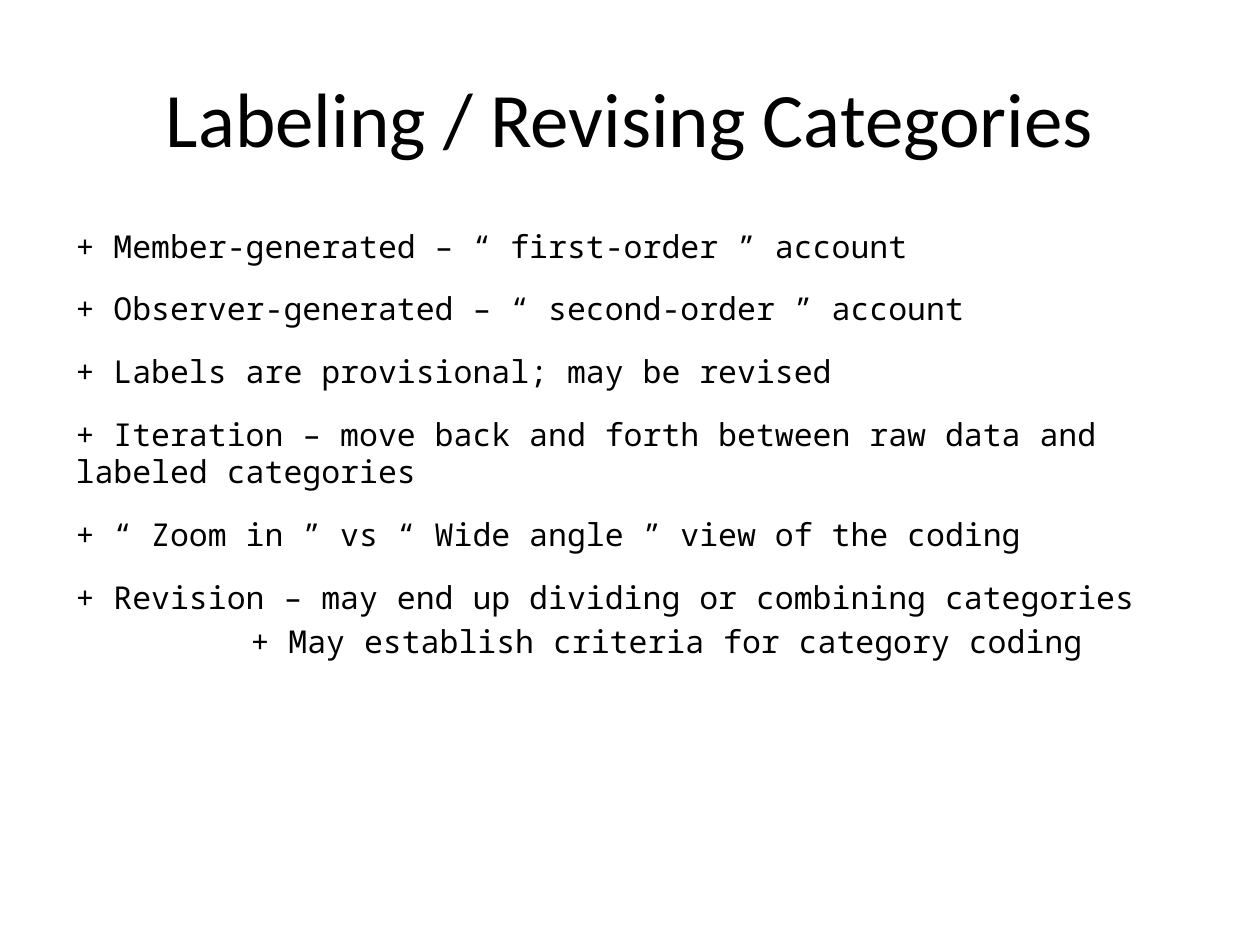
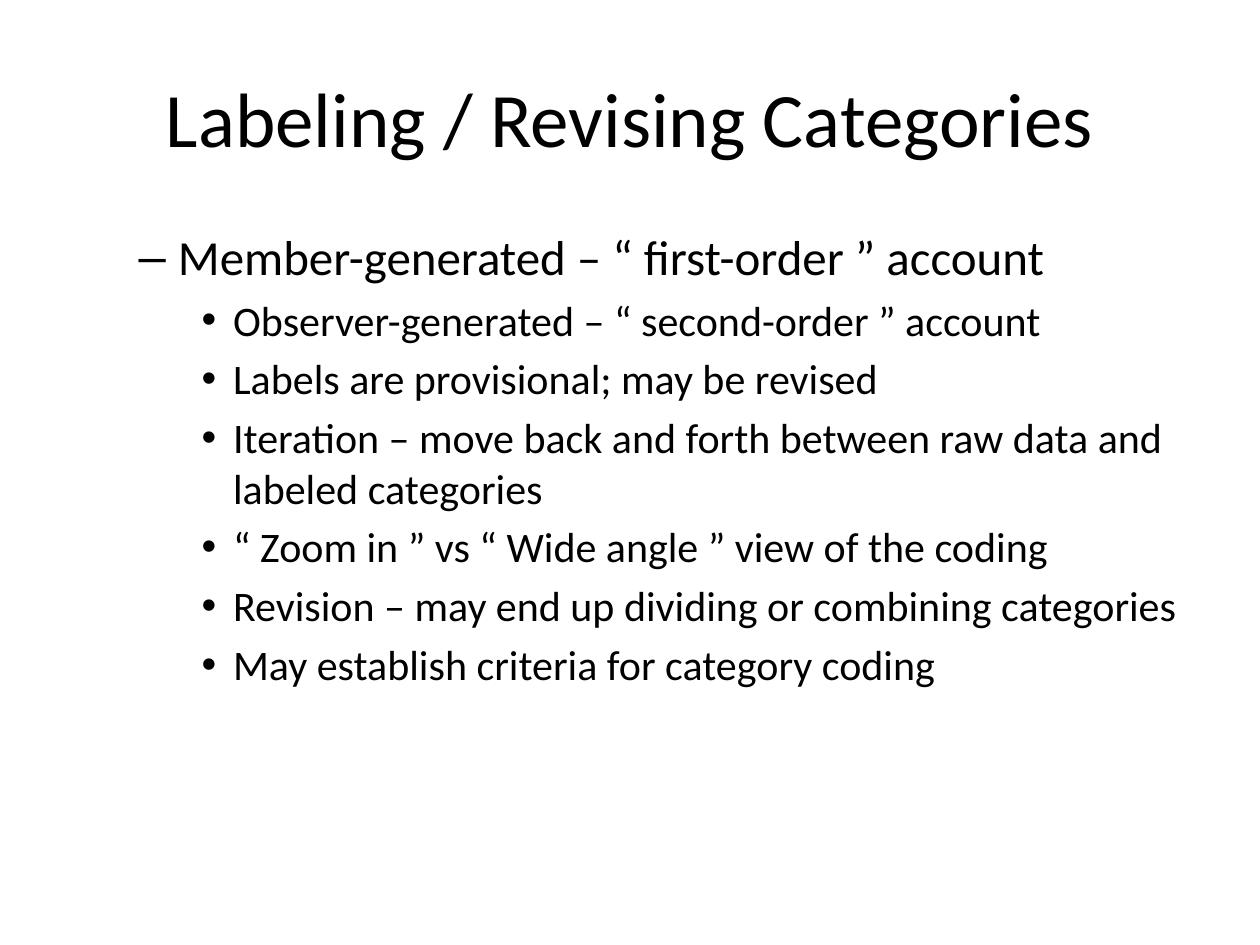
Before and after one commit to classes-medb/5510, a slide deck: slide 83 of src/video-12-hypothesis-testing.pptx (slide 63 before the commit). Drawn at 1260x945 pixels with LibreOffice and Linux fonts; fonts in the diff are those of the drawing. Boxes give left, top, right and bottom in pixels: in the first picture for what was removed or moved away, otherwise in the second. Text is boxed around its words. In the diff, an @@ line names an element or a change of style, - is before the commit and + after.

```diff
--- a/src/video-12-hypothesis-testing.pptx
+++ b/src/video-12-hypothesis-testing.pptx
@@ text at [178, 241, 1176, 688]: text changed; size 18 to 24 pt; font Noto Sans Mono to Calibri @@
-+ Member-generated – “ first-order ” account
-+ Observer-generated – “ second-order ” account
-+ Labels are provisional; may be revised
-+ Iteration – move back and forth between raw data and labeled categories
-+ “ Zoom in ” vs “ Wide angle ” view of the coding
-+ Revision – may end up dividing or combining categories
-+ May establish criteria for category coding
+  – Member-generated – “ first-order ” account
+    • Observer-generated – “ second-order ” account
+    • Labels are provisional; may be revised
+    • Iteration – move back and forth between raw data and labeled categories
+    • “ Zoom in ” vs “ Wide angle ” view of the coding
+    • Revision – may end up dividing or combining categories
+    • May establish criteria for category coding
```
Also in this commit, not shown: 10 other slides changed, 18 slides added, 6 slides removed, 1 other file.
